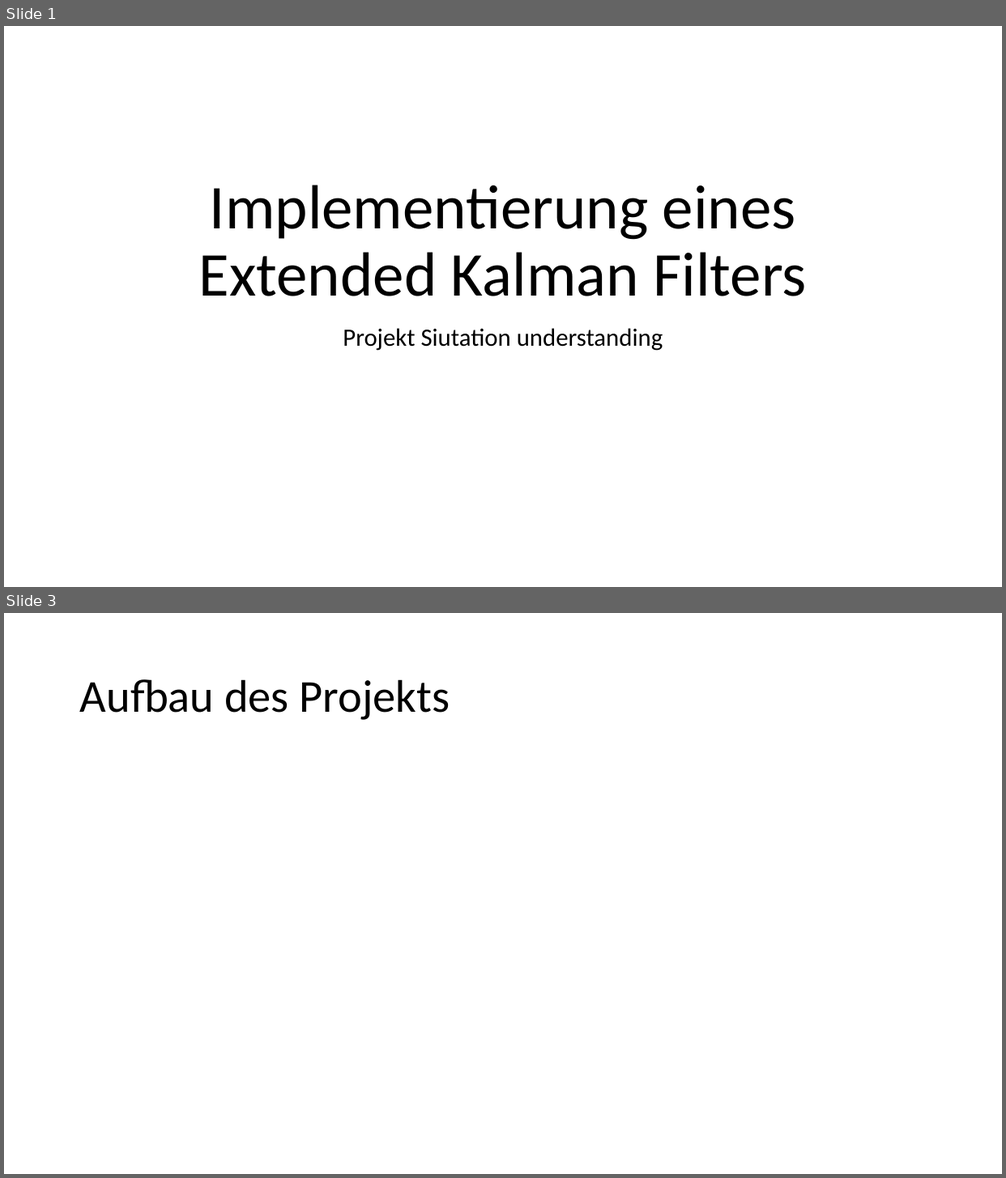
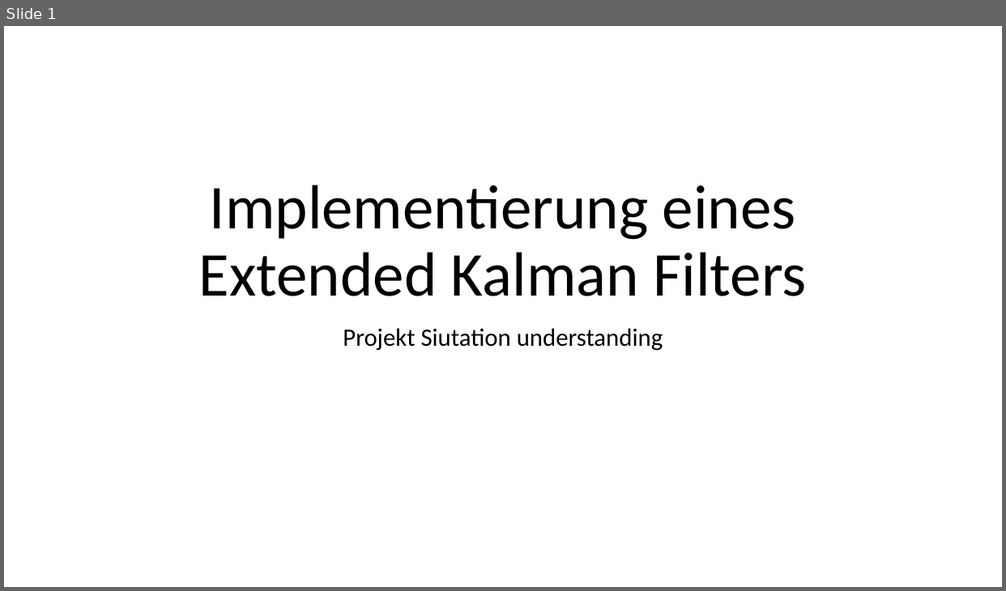
Before and after one commit to MrxPoopybutthole/situation, a slide deck: präsentation.pptx. Shown one above the other, each under a label of ours: slides 1 and 3 before the commit, slide 1 after it; the slides between them are not shown. The pictures are 1006x1178 and 1006x591 pixels, drawn with LibreOffice and Linux fonts; fonts in the diff are those of the drawing. Boxes give left, top, right and bottom in pixels: in the first picture for what was removed or moved away, otherwise in the second. Text is boxed around its words. In the diff, an @@ line names an element or a change of style, - is before the commit and + after.

```diff
--- a/präsentation.pptx
+++ b/präsentation.pptx
@@ slide 3 removed at (x1=4, y1=613, x2=1002, y2=1174), background #FFFFFF @@
@@ title removed at (x1=80, y1=679, x2=450, y2=720) @@
-Aufbau des Projekts
```
Also in this commit, not shown: 3 slides changed, 8 slides added, 3 other slides removed, 29 other files.
